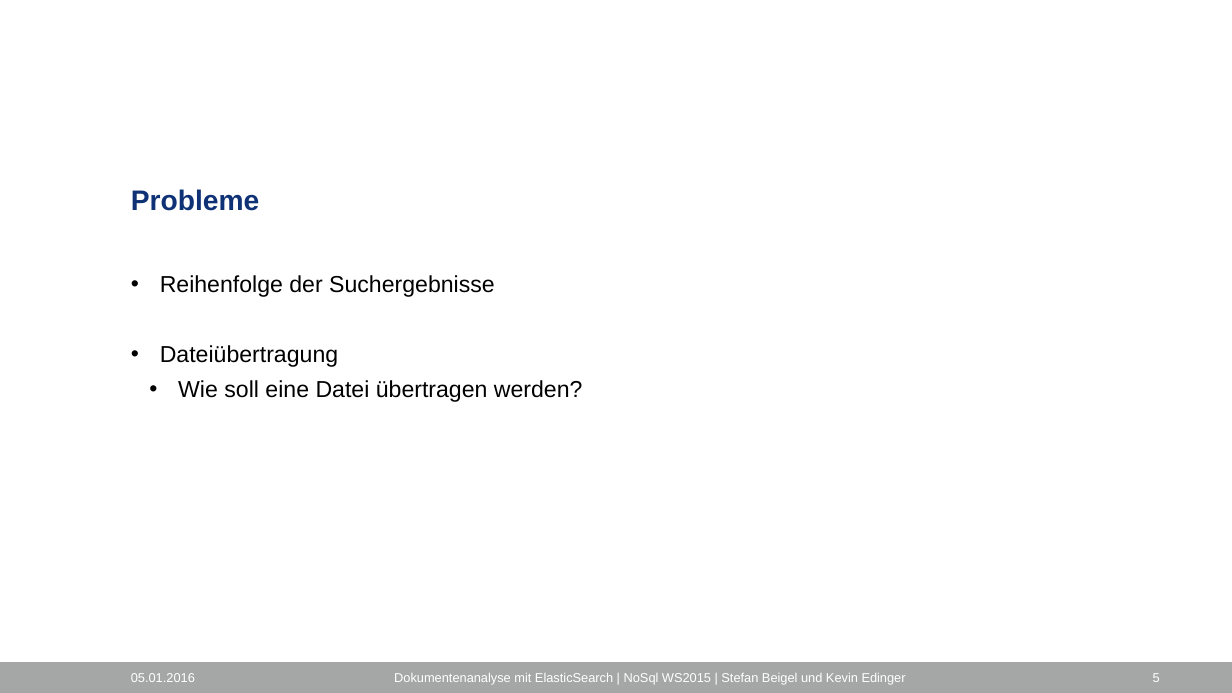
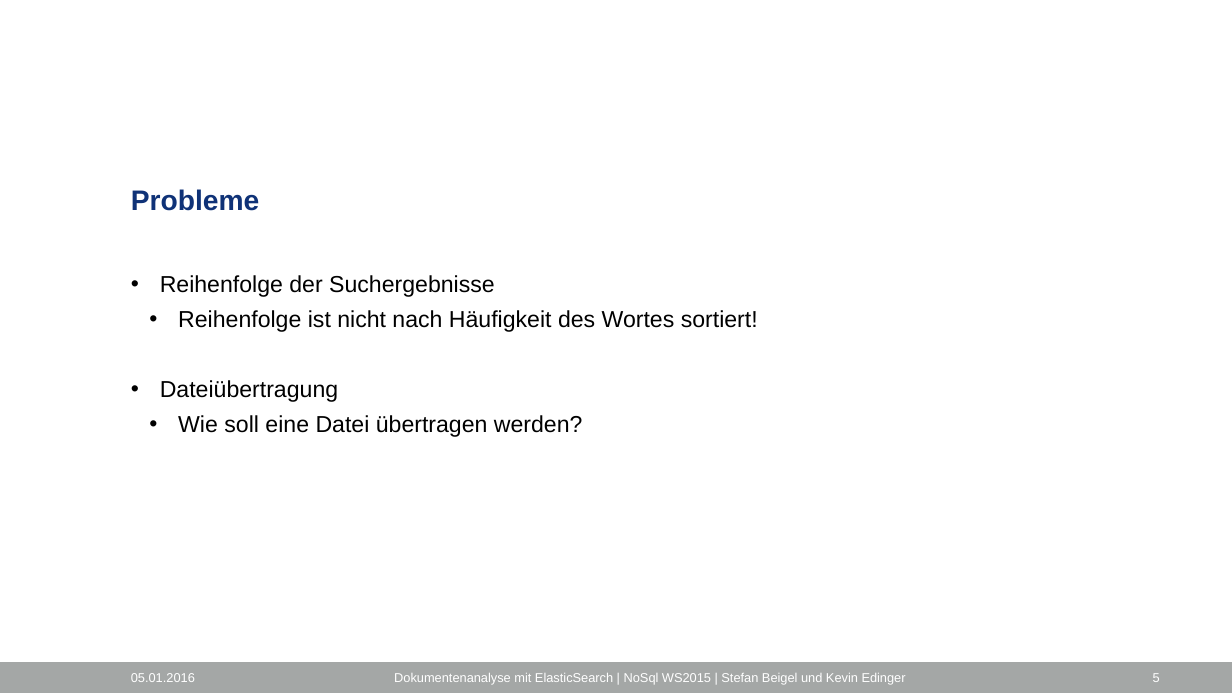
Before and after one commit to stefan0001/hochschule_nosql, a slide deck: slide 5 of presentation.pptx. Drawn at 1232x693 pixels with LibreOffice and Linux fonts; fonts in the diff are those of the drawing; background and template pictures are left out. Boxes give left, top, right and bottom in pixels: in the first picture for what was removed or moved away, otherwise in the second. Text is boxed around its words. In the diff, an @@ line names an element or a change of style, - is before the commit and + after.

```diff
--- a/presentation.pptx
+++ b/presentation.pptx
@@ text at [178, 310, 758, 332]: paragraph added @@
+  • Reihenfolge ist nicht nach Häufigkeit des Wortes sortiert!
```
Also in this commit, not shown: 2 other slides changed, 1 slide added, 5 other files.
